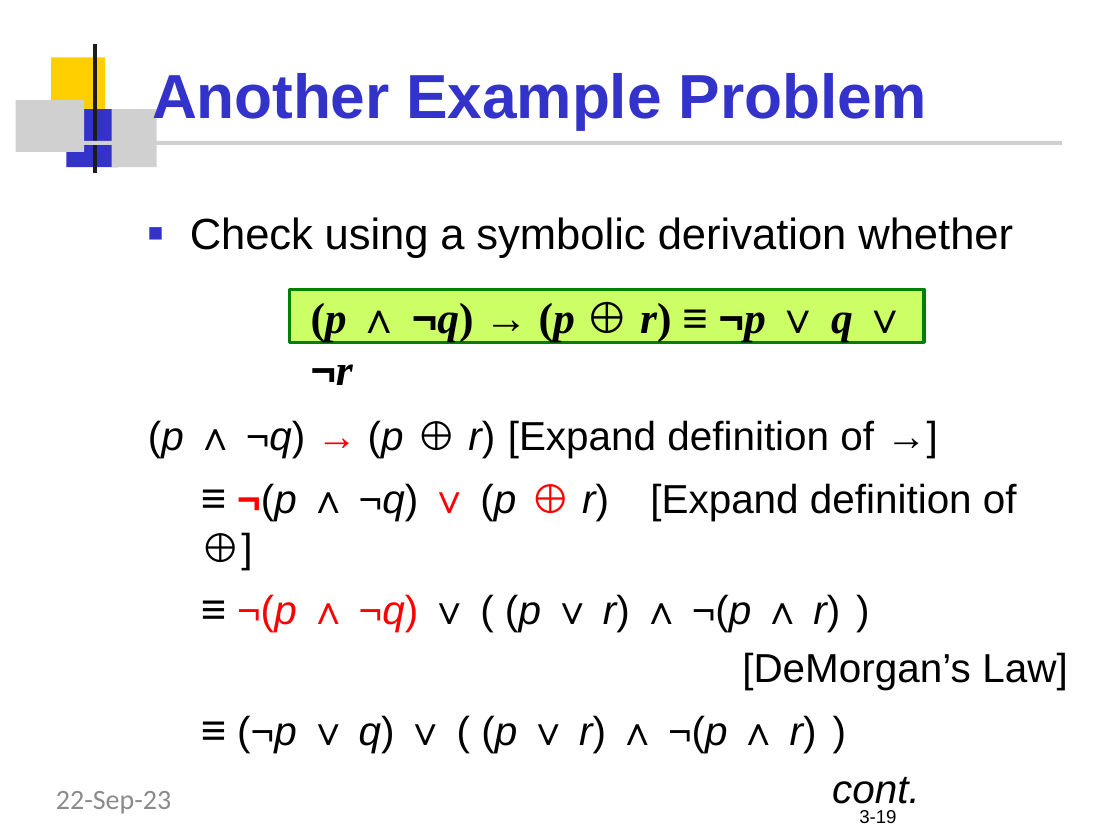
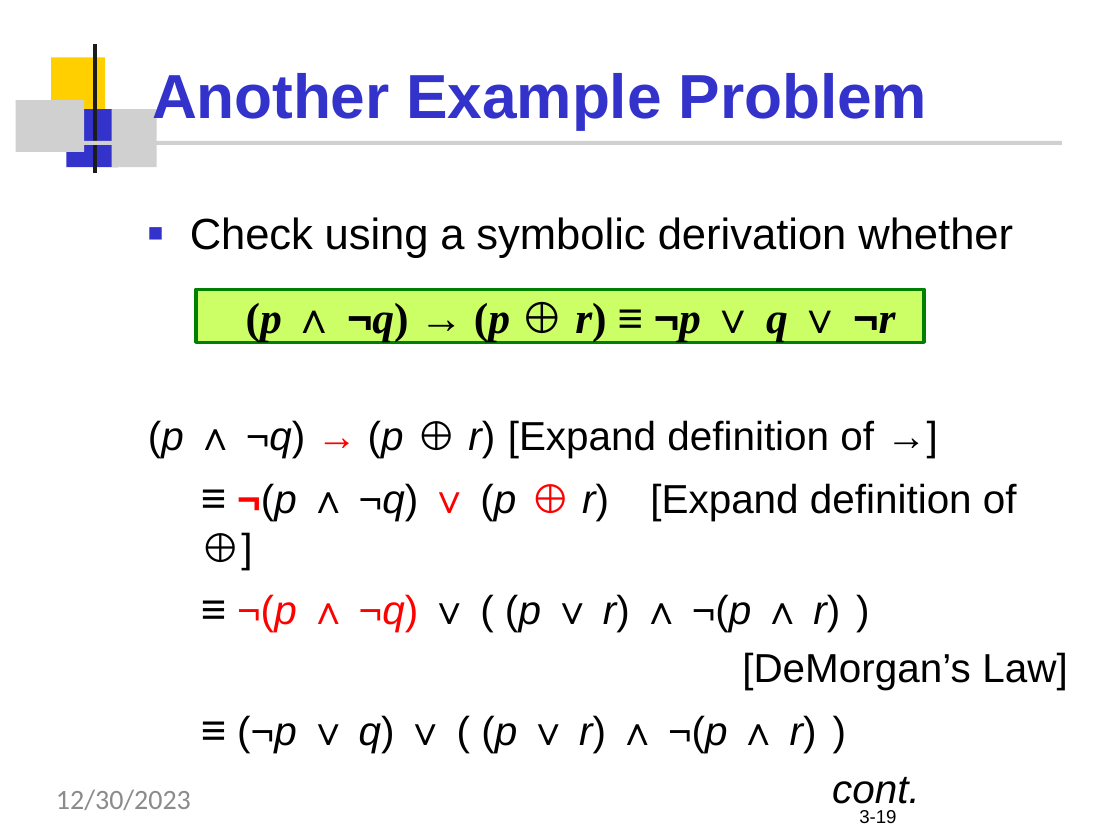
Before and after one commit to Nouman-Usman/Discrete-Mathematics, a slide deck: slide 19 of DM-Week02.pptx. Drawn at 1120x840 pixels with LibreOffice and Linux fonts; fonts in the diff are those of the drawing; grey boxes stand for pictures; background and template pictures are left out. Boxes give left, top, right and bottom in pixels: in the first picture for what was removed or moved away, otherwise in the second. Text is boxed around its words. In the diff, an @@ line names an element or a change of style, - is before the commit and + after.

```diff
--- a/DM-Week02.pptx
+++ b/DM-Week02.pptx
@@ rectangle "(p ∧ ¬q) → (p ...": place and size @@
-rectangle "(p ∧ ¬q) → (p ..." at box(289, 289, 924, 342)
+rectangle "(p ∧ ¬q) → (p ..." at box(196, 289, 924, 342)
@@ rectangle "(p ∧ ¬q) → (p ..." at box(196, 289, 924, 342): alignment left to centre @@
@@ text at box(56, 789, 191, 810): text changed @@
-22-Sep-23
+12/30/2023
```
Also in this commit, not shown: 51 other slides changed, 1 other file.
